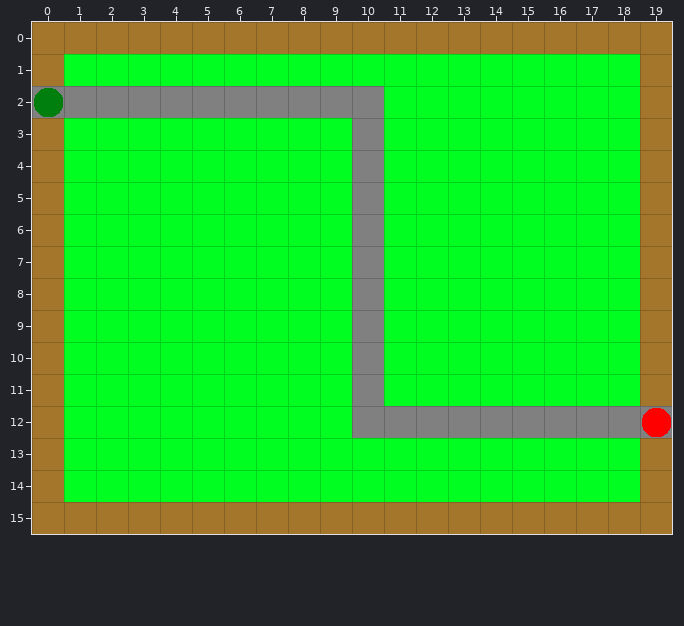
A Tiled map gets an edit: res/levels/level2/map.tmx. The picture above was drawn from the file before the commit.
Cells are 32x32 px. Shown: x 0..19, y 0..15.
After the commit:
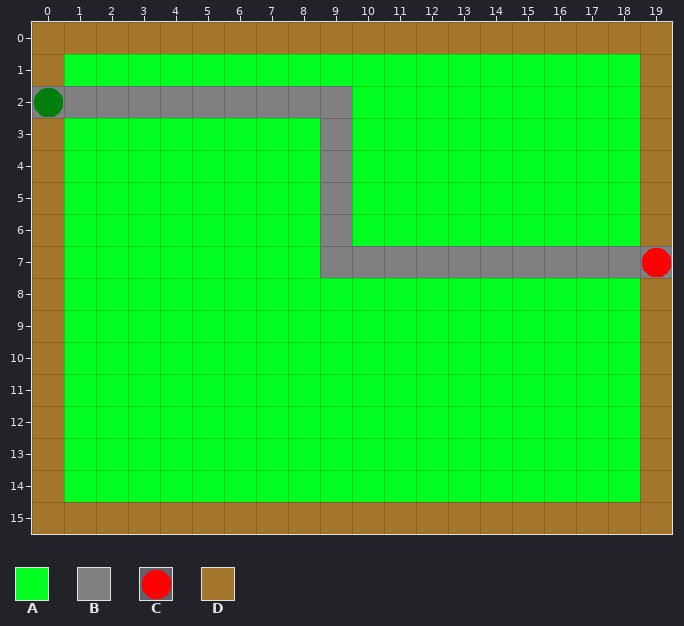
Key: from "tilesheet": A 0 "buildable", B 1 "path", C 3, D 4 "boundry".
_ is an empty cell, . an unchanged one.
Change:
--- layer "background"
@@ x 9..19 @@
- 2 .B.........
- 3 AB.........
- 4 AB.........
- 5 AB.........
- 6 AB.........
- 7 A.AAAAAAAAD
- 8 .B.........
- 9 .B.........
-10 .B.........
-11 .B.........
-12 .BBBBBBBBBB
+ 2 .A.........
+ 3 BA.........
+ 4 BA.........
+ 5 BA.........
+ 6 BA.........
+ 7 B.BBBBBBBBB
+ 8 .A.........
+ 9 .A.........
+10 .A.........
+11 .A.........
+12 .AAAAAAAAAD
--- layer "waypoints"
@@ x 19..19 @@
- 7 _
+ 7 C
@@ x 19..19 @@
-12 C
+12 _
